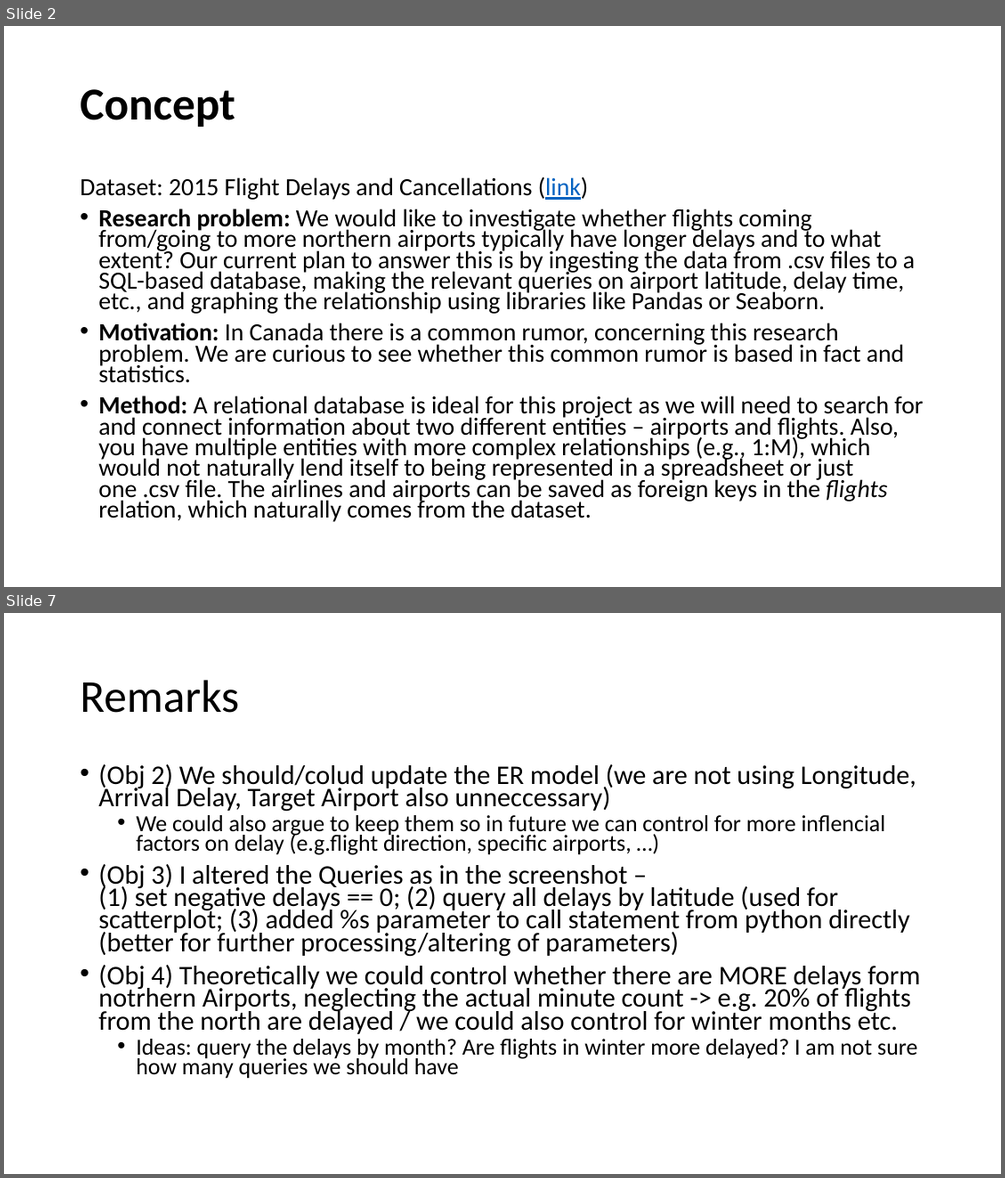
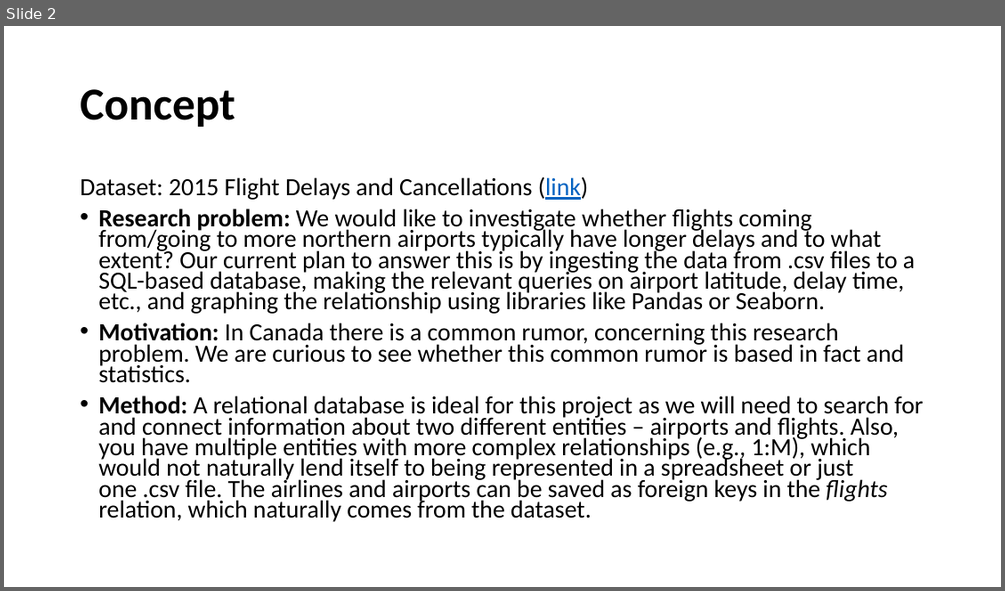
Before and after one commit to Rennacker54/Databases_Group-U, a slide deck: DBProject_Group U.pptx. Shown one above the other, each under a label of ours: slides 2 and 7 before the commit, slide 2 after it; the slides between them are not shown. The pictures are 1005x1178 and 1005x591 pixels, drawn with LibreOffice and Linux fonts; fonts in the diff are those of the drawing. Boxes give left, top, right and bottom in pixels: in the first picture for what was removed or moved away, otherwise in the second. Text is boxed around its words. In the diff, an @@ line names an element or a change of style, - is before the commit and + after.

```diff
--- a/DBProject_Group U.pptx
+++ b/DBProject_Group U.pptx
@@ slide 7 removed at <box>4,613,1001,1174</box>, background #FFFFFF @@
@@ title removed at <box>80,680,239,713</box> @@
-Remarks
@@ text removed at <box>98,764,920,1078</box> @@
-• (Obj 2) We should/colud update the ER model (we are not using Longitude, Arrival Delay, Target Airport also unneccessary)
-  • We could also argue to keep them so in future we can control for more inflencial factors on delay (e.g.flight direction, specific airports, …)
-• (Obj 3) I altered the Queries as in the screenshot –
-  (1) set negative delays == 0; (2) query all delays by latitude (used for scatterplot; (3) added %s parameter to call statement from python directly (better for further processing/altering of parameters)
-• (Obj 4) Theoretically we could control whether there are MORE delays form notrhern Airports, neglecting the actual minute count -> e.g. 20% of flights from the north are delayed / we could also control for winter months etc.
-  • Ideas: query the delays by month? Are flights in winter more delayed? I am not sure how many queries we should have
```
Also in this commit, not shown: 5 slides changed, 2 other files.
